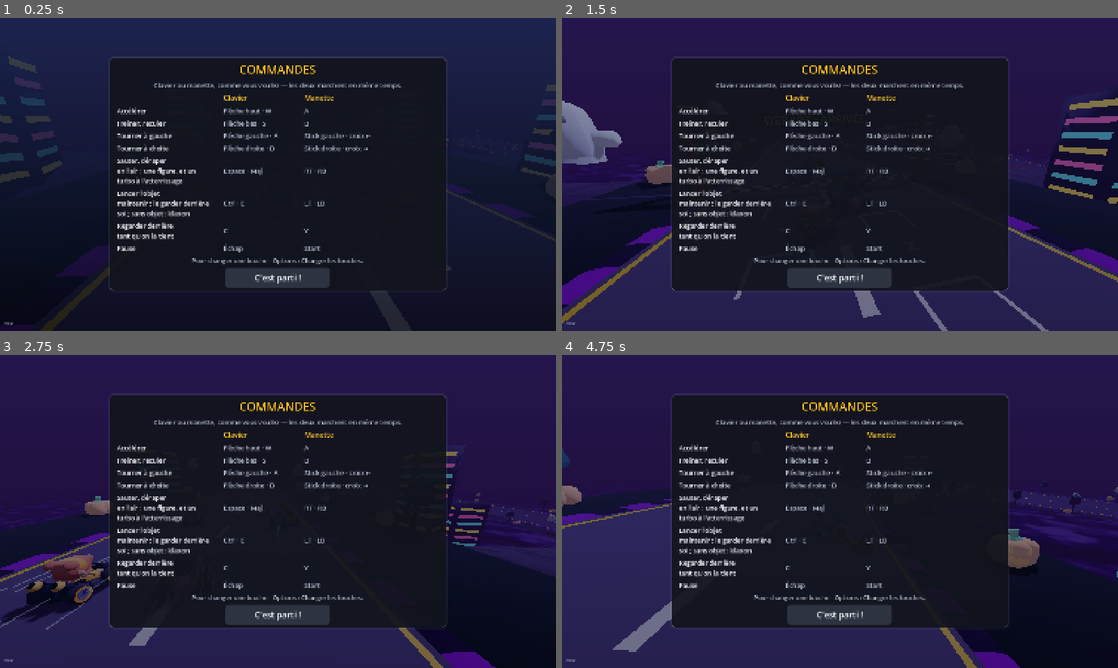
Above: before the commit, frames 1-4 (two rows, left to right).
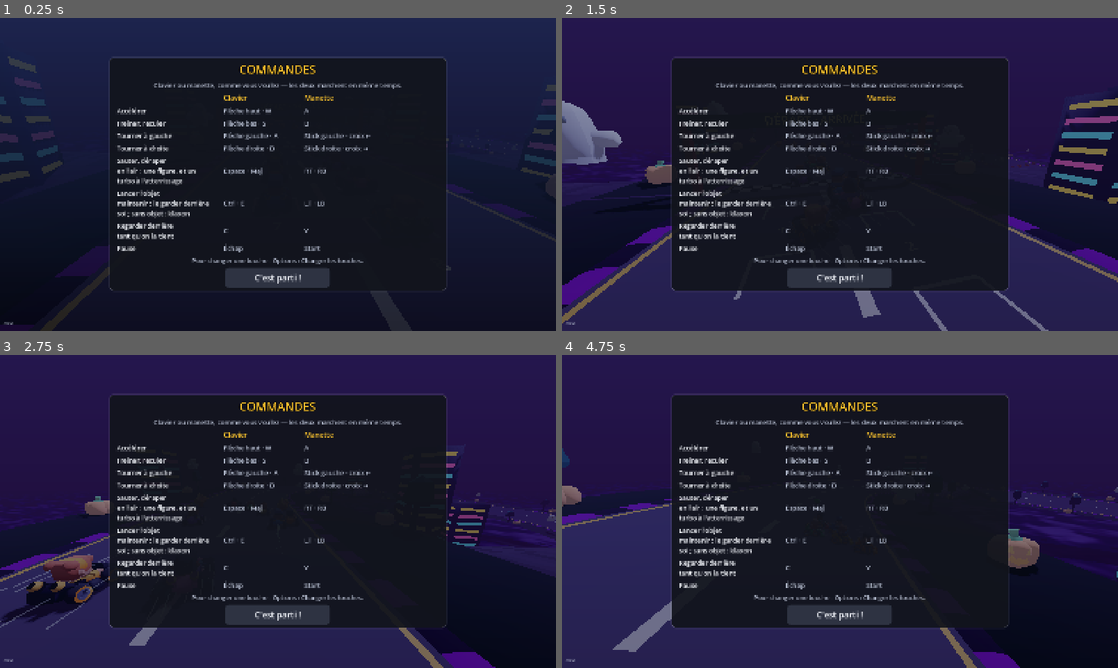
Above: after the commit, the same moments.

Repository: Ajustor/superKart
Game: Godot game, scene res://scenes/ui/main_menu.tscn
The game is run twice, just before and just after one commit, with the same random seed, the same clock (stepped at 60 frames per second) and the same inputs.
Inputs (mouse positions are in pixels of both pictures, inside the frame that each line leads up to):
- Up to frame 1 (0.25 s): no input
- Up to frame 2 (1.5 s): tap Enter at 0.5 s; move the mouse to (962, 158) at 0.52 s; hold Right (steer_right) 0.53-1.25 s; hold Space (drift) 0.53-1.25 s; click (962, 158) at 0.67 s; drag from (728, 190) to (812, 237) at 1.27 s
- Up to frame 3 (2.75 s): move the mouse to (333, 442) at 2.02 s; hold Right (steer_right) from 2.03 s (still down); hold Up (throttle) from 2.03 s (still down)
- Up to frame 4 (4.75 s): release Right (steer_right) at 2.75 s; release Up (throttle) at 2.75 s; drag from (812, 574) to (673, 464) at 2.77 s; move the mouse to (1006, 558) at 3.52 s; hold Left (steer_left) 3.53-4.25 s; hold Shift 3.53-4.25 s; drag from (673, 464) to (756, 433) at 4.27 s

The runs differ from the first frame. In frame 2, 0.4% of the frame differs, in the area x 0-100%, y 68-98%; in frame 3, 0.1%; in frame 4, 0.3%.

Commit message:
Barrières Kenney sur les murs, palette du Racing Kit
Les murs prennent les barrières du Racing Kit (blocs en alternance, mur de
béton à bande au-delà de 2 m), étirées le long du tracé ; la collision ne
change pas, les tunnels gardent leurs parois. Le jaune des rives et le
rouge des bordures par défaut sont ceux des routes de Kenney.

Co-Authored-By: Claude Opus 5.5 <noreply@anthropic.com>
Claude-Session: https://claude.ai/code/session_01SoAtoqYHHpSBPNWk4dVZV2

Diff:
--- a/scripts/track/features/track_tunnel.gd
+++ b/scripts/track/features/track_tunnel.gd
@@ -67,6 +67,11 @@
 ## Le plafond est-il au-dessus de ce point du tracé ?
 func sous_la_voute(distance: float, longueur_tour: float) -> bool:
 	return couvre(distance, longueur_tour)
+
+
+## Les parois font corps avec la voûte : pas de barrières Kenney.
+func _en_barrieres() -> bool:
+	return false
 
 
 func _construire(c: TrackCurve, racine: Node3D) -> void:
--- a/scripts/track/features/track_wall.gd
+++ b/scripts/track/features/track_wall.gd
@@ -35,7 +35,7 @@
 		_modifie()
 
 ## Les deux couleurs des bandes alternées, comme un vibreur.
-@export var couleur: Color = Color(0.85, 0.15, 0.15):
+@export var couleur: Color = Color("d4564e"):
 	set(valeur):
 		couleur = valeur
 		_modifie()
@@ -77,12 +77,101 @@
 	return false
 
 
+## Les barrières du Racing Kit de Kenney (CC0) : des blocs bas pour un mur
+## bas, le mur de béton à bande pour un mur haut. Chacune est étirée sur une
+## bande de BANDE mètres et dans la hauteur et l'épaisseur du mur, aux
+## couleurs du mur (couleur, couleur_bis en alternance).
+const BARRIERE := "res://assets/kenney/course/barrierRed.glb"
+const MUR_DE_BETON := "res://assets/kenney/course/barrierWall.glb"
+## Au-delà de cette hauteur, un mur n'est plus une barrière mais un mur.
+const HAUTEUR_DE_BARRIERE := 2.0
+
+static var _formes: Dictionary = {}
+
+
 func _construire(c: TrackCurve, racine: Node3D) -> void:
-	var materiau := StandardMaterial3D.new()
-	materiau.vertex_color_use_as_albedo = true
-	materiau.roughness = 0.7
 	for l in lignes(c.half_width):
-		TrackFeature._poser(racine, _muret(c, l), materiau, true)
+		var muret := _muret(c, l)
+		if not _en_barrieres() or not ResourceLoader.exists(BARRIERE):
+			var materiau := StandardMaterial3D.new()
+			materiau.vertex_color_use_as_albedo = true
+			materiau.roughness = 0.7
+			TrackFeature._poser(racine, muret, materiau, true)
+			continue
+		# La collision reste celle du muret : un pavé lisse, sans accroc.
+		var corps := StaticBody3D.new()
+		var forme := CollisionShape3D.new()
+		forme.shape = muret.create_trimesh_shape()
+		corps.add_child(forme)
+		racine.add_child(corps)
+		_poser_les_barrieres(c, l, racine)
+
+
+## Faux : le mur garde sa forme de muret à bandes (un tunnel, dont les
+## parois font corps avec la voûte).
+func _en_barrieres() -> bool:
+	return true
+
+
+## Une barrière Kenney fondue en une maillage, ramenée à la boîte unité
+## (x de 0 à 1 le long du mur, y de 0 à 1, z de -0,5 à 0,5).
+static func forme_unite(chemin: String) -> ArrayMesh:
+	if not _formes.has(chemin):
+		var racine := (load(chemin) as PackedScene).instantiate() as Node3D
+		var fondu := KenneyDecor.fondre(racine)
+		racine.free()
+		var b := fondu.get_aabb()
+		var mise := Transform3D(Basis.from_scale(Vector3(1.0 / b.size.x, 1.0 / b.size.y, 1.0 / b.size.z)),
+			Vector3(-b.position.x / b.size.x, -b.position.y / b.size.y, -(b.position.z + b.size.z * 0.5) / b.size.z))
+		_formes[chemin] = KenneyDecor.transformer(fondu, mise)
+	return _formes[chemin]
+
+
+func _poser_les_barrieres(c: TrackCurve, centre: float, racine: Node3D) -> void:
+	var haut := hauteur > HAUTEUR_DE_BARRIERE
+	var forme := forme_unite(MUR_DE_BETON if haut else BARRIERE)
+	var poses: Array[Array] = [[], []]
+	var sections := _sections(BANDE)
+	for i in sections.size() - 1:
+		var d0 := sections[i]
+		var d1 := sections[i + 1]
+		var p0 := point(c, d0, centre, -0.2)
+		var p1 := point(c, d1, centre, -0.2)
+		var le_long := p1 - p0
+		if le_long.length() < 0.01:
+			continue
+		var debout := (point(c, d0, centre, 1.0) - point(c, d0, centre, 0.0)).normalized()
+		var travers := le_long.cross(debout).normalized()
+		debout = travers.cross(le_long).normalized()
+		var base := Basis(le_long, debout * (hauteur + 0.2), travers * epaisseur)
+		var bande := 0 if haut else int(floor((d0 - debut) / BANDE)) % 2
+		poses[bande].append(Transform3D(base, p0))
+	for bande in 2:
+		if poses[bande].is_empty():
+			continue
+		var multi := MultiMesh.new()
+		multi.transform_format = MultiMesh.TRANSFORM_3D
+		# Les couleurs du mur : le mur de béton garde sa bande (couleur) sur un
+		# corps clair (couleur_bis) ; les blocs bas alternent. Une MultiMesh ne
+		# prend pas de matériau par surface : on les pose sur une copie.
+		var teintes: Array = [couleur_bis, couleur] if haut else [couleur if bande == 0 else couleur_bis]
+		var peinte := forme.duplicate() as ArrayMesh
+		for s in peinte.get_surface_count():
+			peinte.surface_set_material(s, _materiau_unique(teintes[mini(s, teintes.size() - 1)]))
+		multi.mesh = peinte
+		multi.instance_count = poses[bande].size()
+		for i in poses[bande].size():
+			multi.set_instance_transform(i, poses[bande][i])
+		var affichage := MultiMeshInstance3D.new()
+		affichage.multimesh = multi
+		racine.add_child(affichage)
+
+
+static func _materiau_unique(teinte: Color) -> StandardMaterial3D:
+	var m := StandardMaterial3D.new()
+	m.albedo_color = teinte
+	m.roughness = 0.6
+	return m
 
 
 ## Un pavé extrudé le long du tracé : deux flancs, le dessus, et les deux bouts.
--- a/scripts/track/track.gd
+++ b/scripts/track/track.gd
@@ -21,8 +21,8 @@
 const NOM_RIVES := "Rives"
 ## Les bordures rouges et blanches : un mètre de large sur chaque rive.
 const LARGEUR_BORDURE := 1.0
-## Le jaune des lignes de rive.
-const COULEUR_RIVE := Color(0.98, 0.78, 0.22)
+## Le jaune des lignes de rive, celui des routes de Kenney.
+const COULEUR_RIVE := Color("ffcf60")
 
 ## L'allure de la chaussée.
 enum Motif {
@@ -98,7 +98,8 @@
 		marquage = valeur
 		_reconstruire_si_montee()
 
-@export var couleur_bordure: Color = Color(0.85, 0.12, 0.12):
+## Par défaut, le rouge des bordures du Racing Kit de Kenney.
+@export var couleur_bordure: Color = Color("d4564e"):
 	set(valeur):
 		couleur_bordure = valeur
 		_reconstruire_si_montee()
--- a/tests/test_mecaniques.gd
+++ b/tests/test_mecaniques.gd
@@ -288,6 +288,20 @@
 			"le massif enveloppe la voûte")
 
 
+func test_un_mur_prend_les_barrieres_kenney() -> void:
+	var bas := _poser(TrackWall.new(), 100.0, 40.0) as TrackWall
+	bas.cote = TrackWall.Cote.DROITE
+	bas.reconstruire()
+	assert_eq(bas.find_children("*", "StaticBody3D", true, false).size(), 1, "le mur reste solide")
+	assert_eq(bas.find_children("*", "MultiMeshInstance3D", true, false).size(), 2,
+		"des blocs de deux couleurs, en alternance")
+	var haut := _poser(TrackWall.new(), 200.0, 40.0) as TrackWall
+	haut.cote = TrackWall.Cote.GAUCHE
+	haut.hauteur = 4.0
+	haut.reconstruire()
+	assert_eq(haut.find_children("*", "MultiMeshInstance3D", true, false).size(), 1, "un mur de béton à bande")
+
+
 func test_le_tunnel_se_construit() -> void:
 	var tunnel := _poser(TrackTunnel.new(), 100.0, 60.0) as TrackTunnel
 	tunnel.reconstruire()
Binary file added: assets/kenney/course/barrierRed.glb
Not shown, added: assets/kenney/course/barrierRed.glb.import
Binary file added: assets/kenney/course/barrierWall.glb
Not shown, added: assets/kenney/course/barrierWall.glb.import
Not shown, changed: docs/outil-circuits.md
